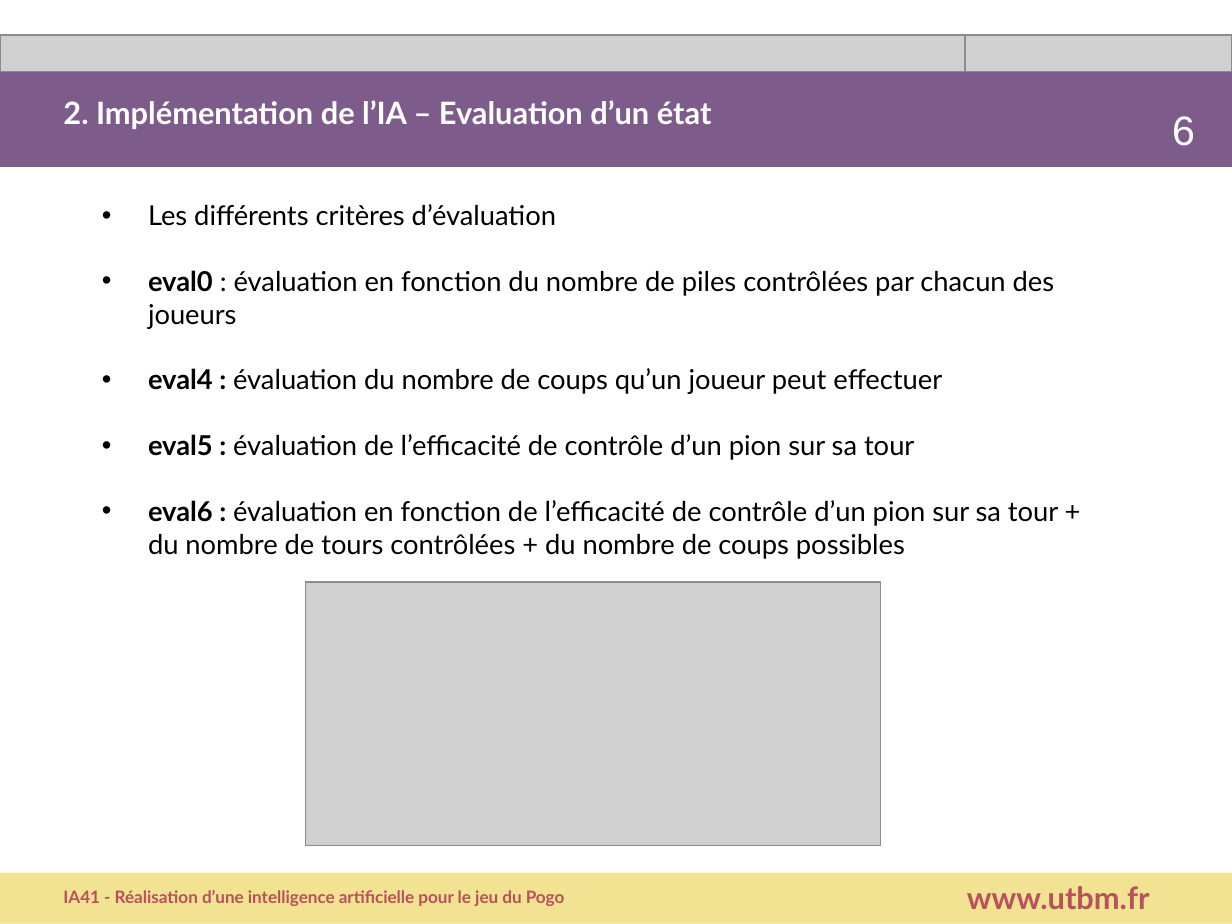
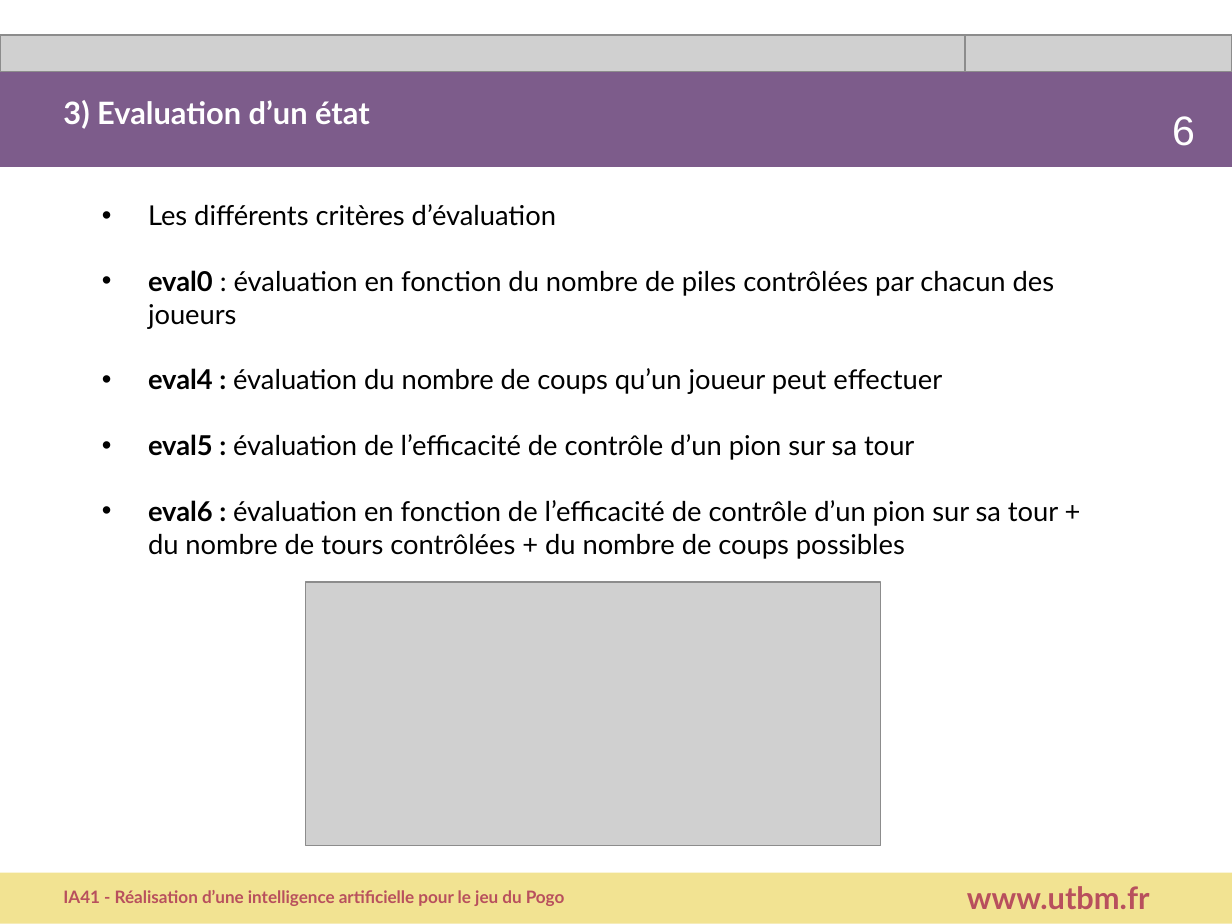
Before and after one commit to belkacemlahouel/IA41_Pogo, a slide deck: slide 5 of Presentation.ppt (slide 6 before the commit). Drawn at 1232x924 pixels with LibreOffice and Linux fonts; fonts in the diff are those of the drawing; grey boxes stand for pictures. Boxes give left, top, right and bottom in pixels: in the first picture for what was removed or moved away, otherwise in the second. Text is boxed around its words. In the diff, an @@ line names an element or a change of style, - is before the commit and + after.

```diff
--- a/Presentation.ppt
+++ b/Presentation.ppt
@@ text at box(63, 100, 370, 129): text changed @@
-2. Implémentation de l’IA – Evaluation d’un état
+3) Evaluation d’un état
```
Also in this commit, not shown: 6 other slides changed, 1 slide removed.
